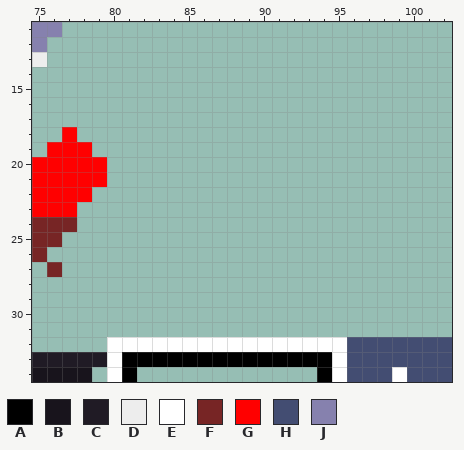
Pixel-art file, stored at original_assets/art/spritesheet.aseprite. The picture above was drawn from the file before the commit.
128x128 pixels, 1 frame. Colours within 5 levels of each other are drawn and written as one. Shown: x 75..102, y 11..34.
Visible layers, top first: "Layer 3", "Layer 1".
Palette (. is transparent): A #000000  B #18141c  C #201b25  D #ededed  E #ffffff  F #772525  G #ff0000  H #434d72  J #8681ae
Pixels before, first column x 75:
11 JJ..........................
12 J...........................
13 D...........................
14 ............................
15 ............................
16 ............................
17 ............................
18 ..G.........................
19 .GGG........................
20 GGGGG.......................
21 GGGGG.......................
22 GGGG........................
23 GGG.........................
24 FFF.........................
25 FF..........................
26 F...........................
27 .F..........................
28 ............................
29 ............................
30 ............................
31 ............................
32 .....EEEEEEEEEEEEEEEEHHHHHHH
33 CCCCCEAAAAAAAAAAAAAAEHHHHHHH
34 BBBB.EA............AEHHHEHHH
After the commit:
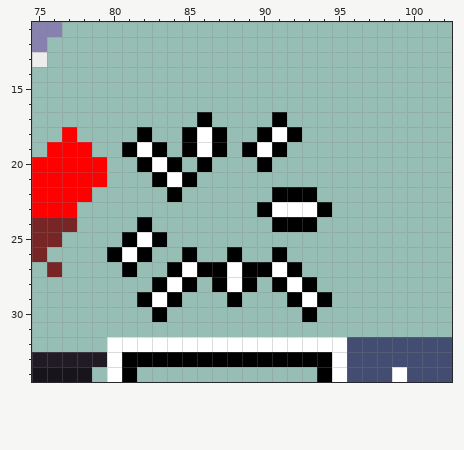
Edits made:
Changed rows in their new state; - is an unchanged pixel.
Layer "Layer 1":
first column x 80:
17 ------A----A---
18 --A--AEA--AEA--
19 -AEA-AEA-AEA---
20 --AEA-A---A----
21 ---AEA---------
22 ----A------AAA-
23 ----------AEEEA
24 --A--------AAA-
25 -AEA-----------
26 AEA--A--A--A---
27 -A--AEAAEAAEA--
28 ---AEA-AEA-AEA-
29 --AEA---A---AEA
30 ---A---------A-
Where, in picture pixels (left, top, right, bottom), the same in both pictures:
added: (107, 112, 332, 322)
